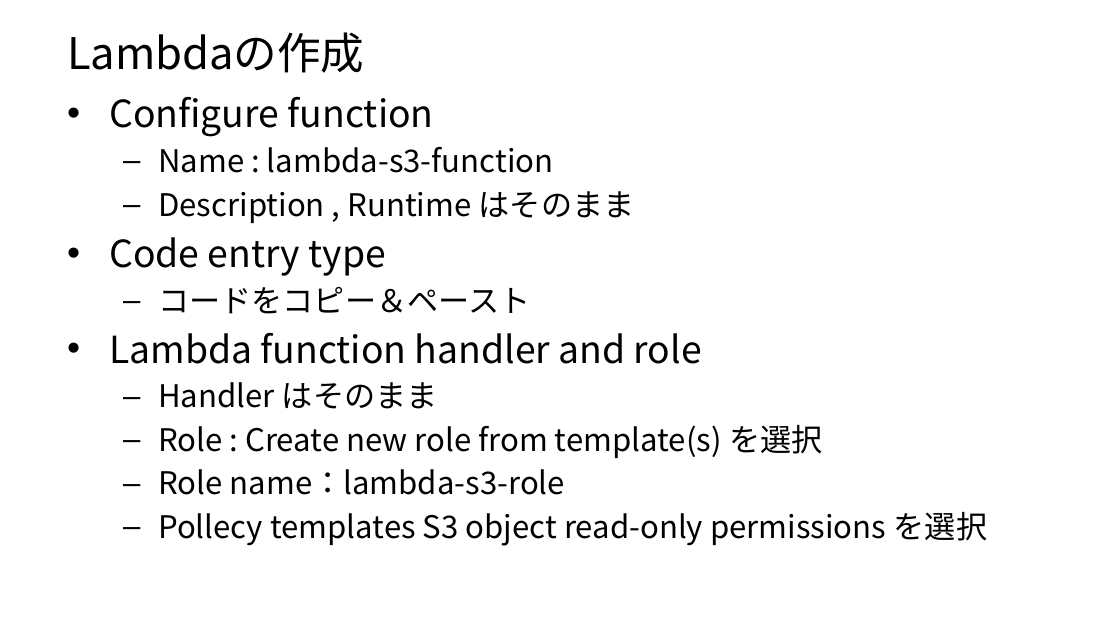
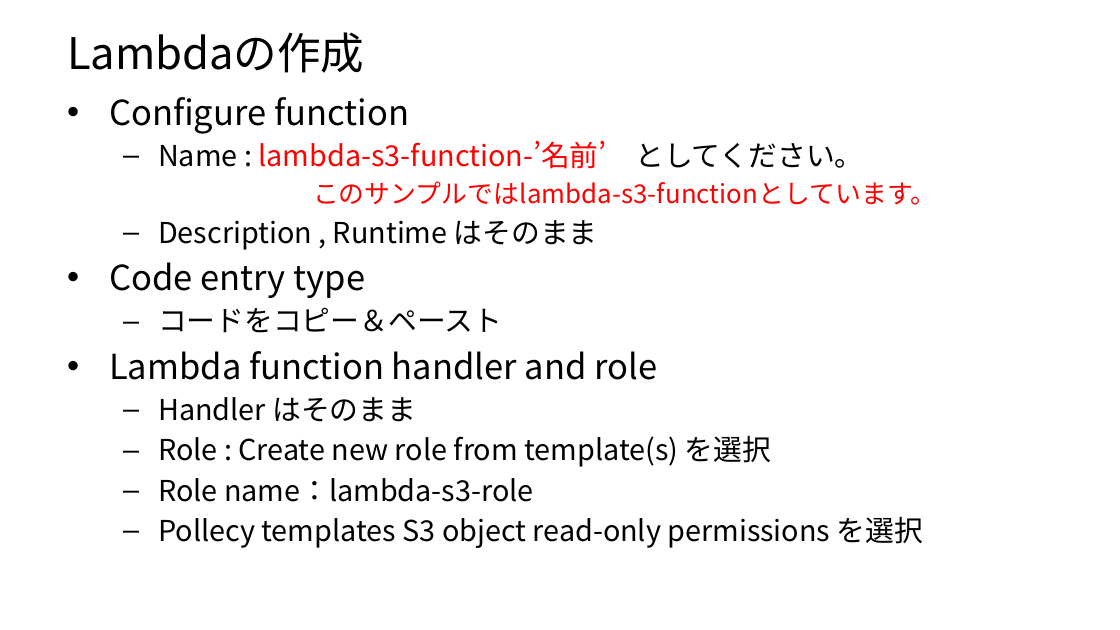
Before and after one commit to jaws-ug-tohoku/hands-on_mobileapp, a slide deck: slide 12 of Lambda/Lambda編.pptx. Drawn at 1120x630 pixels with LibreOffice and Linux fonts; fonts in the diff are those of the drawing. Boxes give left, top, right and bottom in pixels: in the first picture for what was removed or moved away, otherwise in the second. Text is boxed around its words. In the diff, an @@ line names an element or a change of style, - is before the commit and + after.

```diff
--- a/Lambda/Lambda編.pptx
+++ b/Lambda/Lambda編.pptx
@@ text at bbox=[109, 97, 923, 548]: size 24 to 22.2 pt in "Configure function", "Code entry type", "Lambda function handler and role"; size 20 to 18.5 pt in "Description , Runtime はそのまま", "コードをコピー＆ペースト", "Handler はそのまま", "Role : Create new role from template(s) ..." and 2 more places @@
@@ text at bbox=[158, 140, 937, 205]: text changed; size 20 to 18.5 pt; text colour #000000 to #FF0000 @@
-  – Name : lambda-s3-function
+  – Name : lambda-s3-function-’名前’ としてください。
+    このサンプルではlambda-s3-functionとしています。
```
Also in this commit, not shown: 1 other slide changed.
